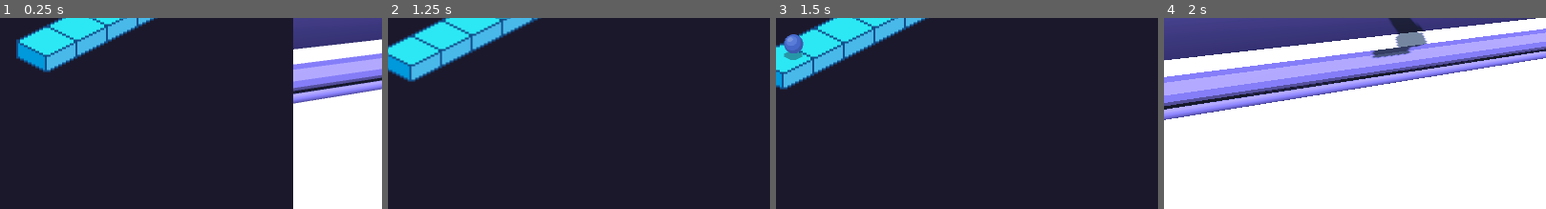
Above: before the commit, frames 1-4 (left to right).
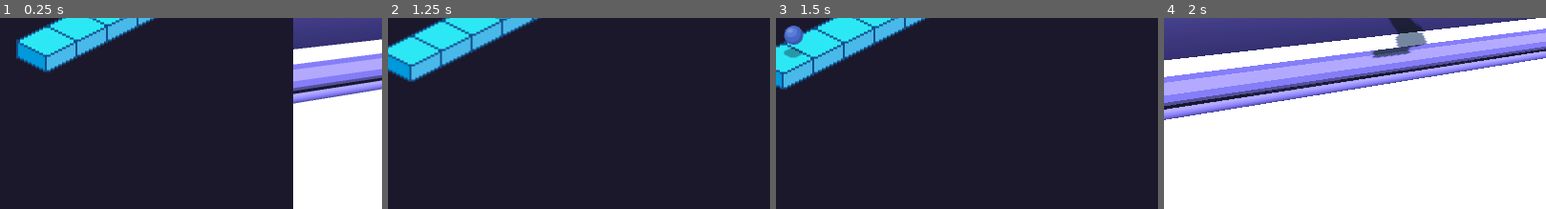
Above: after the commit, the same moments.

Repository: ofknee/tap-tap-tap
Game: Godot game, scene res://scenes/root.tscn
Same seed, same stepped clock (60 frames per second), same inputs: the game is played once before the commit and once after it.
Inputs:
- Up to frame 1 (0.25 s): no input
- Up to frame 2 (1.25 s): tap Enter (ui_accept) at 0.5 s; hold Right (RIGHT) from 0.53 s (still down); hold Enter (ui_accept) from 0.53 s (still down); tap Shift (SWITCH) at 0.6 s
- Up to frame 3 (1.5 s): release Right (RIGHT) at 1.28 s; release Enter (ui_accept) at 1.28 s; hold A (LEFT) from 1.28 s (still down); tap Enter (ui_accept) at 1.35 s
- Up to frame 4 (2 s): keep holding A (LEFT); tap Enter (ui_accept) at 1.52, 1.82 s; tap Shift (SWITCH) at 1.55 s
The pictures show only the part of the screen within x 12-62%, y 46-96%; the shares and areas given below are measured in that part.

Frames 1-2 are identical in both runs. In frame 3, 0.7% of the frame differs, in the area x 2-8%, y 4-22%; in frame 4, nothing differs.

Commit message:
any key pressed

Diff:
--- a/scenes/iso/player.gd
+++ b/scenes/iso/player.gd
@@ -28,9 +28,10 @@
 		#else:
 		velocity += get_gravity() * delta * 1.1
 	# Handle jump.
-	if Input.is_action_pressed("ui_accept") and is_on_floor():
+	if Input.is_anything_pressed() and is_on_floor():
 		velocity.y = JUMP_VELOCITY
 		SignalBus.tap.emit()
+
 
 	# Get the input direction and handle the movement/deceleration.
 	# As good practice, you should replace UI actions with custom gameplay actions.
